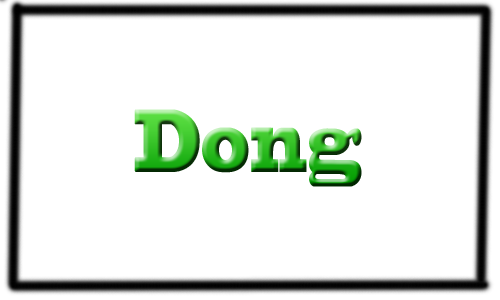
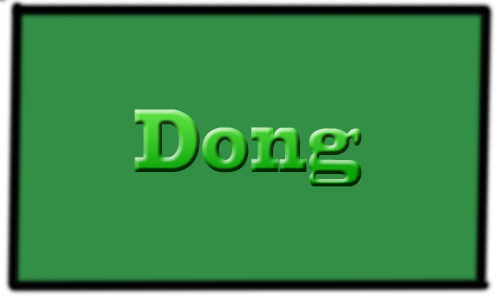
Layered file, before and after one edit (500 × 300). Changes by layer:
added layer "Layer 2" over [16, 7, 483, 285]
